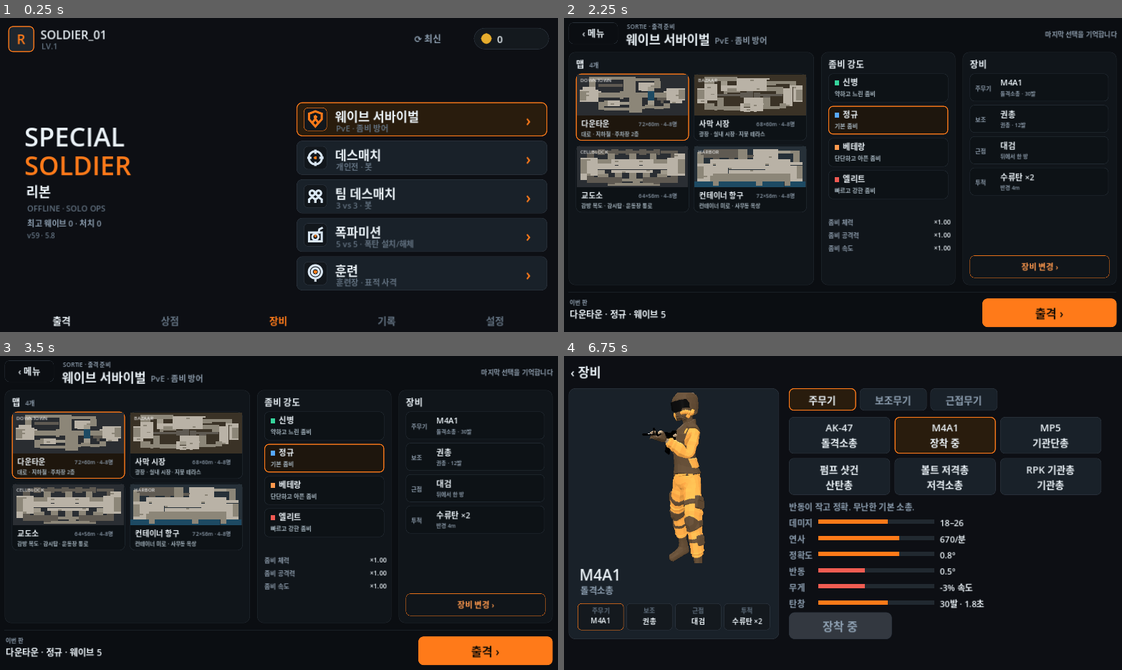
Above: before the commit, frames 1-4 (two rows, left to right).
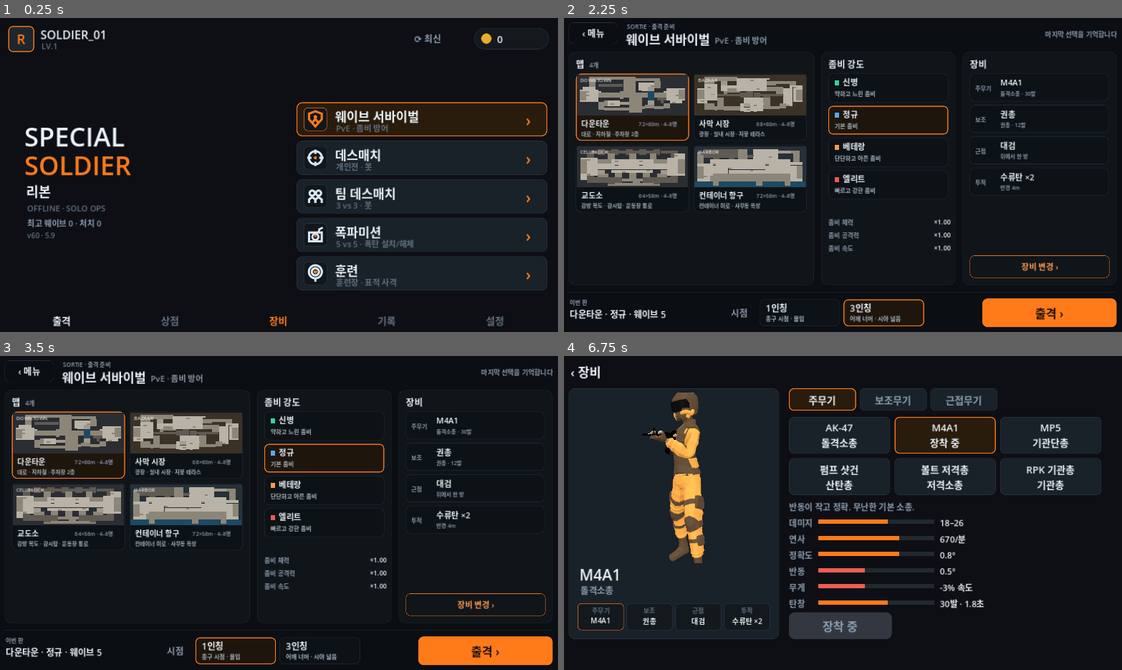
Above: after the commit, the same moments.

Repository: jjongjjongs/Reborn
Game: Godot game, scene res://Menu.tscn
Two runs of this game, one before a commit and one after it. Both use one fixed random seed, a clock stepped at 60 frames per second and the inputs below.
Inputs (mouse positions are in pixels of both pictures, inside the frame that each line leads up to):
- Up to frame 1 (0.25 s): no input
- Up to frame 2 (2.25 s): click "⟳ 최신" at 0.5 s; click "닫기" at 1.25 s; click (988, 118) at 2.02 s
- Up to frame 3 (3.5 s): click (234, 651) at 2.75 s, where only the run after the commit has a clickable "1인칭"
- Up to frame 4 (6.75 s): click (882, 651) at 3.5 s, where only the run after the commit has a clickable "3인칭"; click (988, 497) at 4.27 s; click (988, 534) at 5.02 s; click (988, 572) at 5.77 s; click (988, 610) at 6.52 s

The runs differ from the first frame. In frame 1, less than 0.1% of the frame differs, in the area x 5-10%, y 68-71%; in frame 2, 0.6%, in the area x 29-65%, y 89-99%; in frame 3, 0.6%; in frame 4, nothing differs.

Commit message:
1인칭 view: pick first or third person on the sortie screen (remembered, every mode); first person puts the camera at the eyes, hides the own body and shows a view model (weapon + gloved arms) that bobs, kicks/flashes on shots, lunges with the knife, dips on reload, comes up after a swap, drops for grenades and pulls back from walls; tracers start at the view-model muzzle, v60
Co-Authored-By: Claude Opus 5.5 <noreply@anthropic.com>
Claude-Session: https://claude.ai/code/session_017gCHGQkLFHx2VS6S1QuV14

Diff:
--- a/game/cam_rig.gd
+++ b/game/cam_rig.gd
@@ -1,11 +1,23 @@
 class_name CamRig
-## Third-person camera shared by the modes: over-the-shoulder follow, sniper scope
+## Camera shared by the modes. 1인칭 (Controls.view_fp): at the eyes with a ViewModel.
+## Third-person: over-the-shoulder follow, sniper scope
 ## blend, and wall collision (the camera is pulled in front of anything between
 ## the player's head and its wanted spot, so walls never block or get seen through).
 
 static func follow(cam: Camera3D, player: PlayerBody) -> void:
 	var b := Basis.from_euler(Vector3(deg_to_rad(player.aim_pitch), deg_to_rad(player.aim_yaw), 0))
 	var fwd := -b.z
+	if Controls.view_fp:
+		# 1인칭: eyes + weapon view model on the camera
+		if cam.get_node_or_null("ViewModel") == null:
+			var vm := ViewModel.new(); vm.name = "ViewModel"; vm.player = player
+			cam.add_child(vm)
+		cam.near = 0.03
+		cam.global_position = player.global_position + Vector3(0, player.eye_h + 0.18, 0) + Controls.shake_offset()
+		cam.global_basis = b
+		cam.fov = lerpf(72.0, 72.0 / 2.5, player.scope_k)
+		return
+	cam.near = 0.05
 	var pivot := player.global_position + Vector3(0, player.eye_h, 0)
 	var k := player.scope_k                     # sniper scope: first person + zoom
 	var want := pivot - fwd * lerpf(4.0, -0.2, k) + b.x * lerpf(0.7, 0.0, k) + Vector3(0, lerpf(0.3, 0.1, k), 0)
--- a/game/controls.gd
+++ b/game/controls.gd
@@ -82,6 +82,7 @@
 var sfx_on: bool = true
 var vibrate_on: bool = true
 var look_sens: float = 1.0      # 0.4 .. 2.0 multiplier
+var view_fp := false            # 1인칭 (true) / 3인칭 (false), chosen on the sortie screen
 var scope_sens: float = 0.5     # 0.2 .. 1.5 extra multiplier while looking through a scope
 var left_handed: bool = false
 var hud_layout: Dictionary = {}
@@ -207,6 +208,7 @@
 		vibrate_on = bool(data.get("vibrate_on", true))
 		look_sens = clampf(float(data.get("look_sens", 1.0)), 0.4, 2.0)
 		scope_sens = clampf(float(data.get("scope_sens", 0.5)), 0.2, 1.5)
+		view_fp = bool(data.get("view_fp", false))
 		left_handed = bool(data.get("left_handed", false))
 		var lo = data.get("loadout", [])
 		if typeof(lo) == TYPE_ARRAY and lo.size() == 3:
@@ -231,7 +233,7 @@
 	f.store_string(JSON.stringify({
 		"best_wave": best_wave, "best_kills": best_kills, "best_time": best_time,
 		"sfx_on": sfx_on, "vibrate_on": vibrate_on,
-		"look_sens": look_sens, "scope_sens": scope_sens, "left_handed": left_handed,
+		"look_sens": look_sens, "scope_sens": scope_sens, "view_fp": view_fp, "left_handed": left_handed,
 		"hud_layout": hud_layout, "loadout": loadout,
 		"bot_diff": bot_diff, "sel_map": sel_map, "layout_v": 2,
 	}))
--- a/game/player.gd
+++ b/game/player.gd
@@ -304,7 +304,7 @@
 	if _soldier:
 		var hspeed := Vector2(velocity.x, velocity.z).length()
 		var ratio := hspeed / (SPEED * maxf(0.1, Controls.speed_mult) * (CROUCH_SPEED if crouched else 1.0))
-		_soldier.visible = scope_k < 0.5          # scoped: first-person view
+		_soldier.visible = scope_k < 0.5 and not Controls.view_fp   # scoped / 1인칭: no own body
 		_soldier.drive(ratio, Controls.fire_held or _reload_t > 0.0)
 
 func _start_reload() -> void:
@@ -353,7 +353,7 @@
 				col.hit(dmg, is_head, self)
 				any_hit = true
 		if p == 0 or randf() < 0.35:
-			_tracer(_muzzle.global_position, end)
+			_tracer(ViewModel.muzzle if (Controls.view_fp and ViewModel.active and scope_k < 0.5) else _muzzle.global_position, end)
 		last_end = end
 	if any_hit:
 		Fx.hitmarker()
--- a/game/project.godot
+++ b/game/project.godot
@@ -4,8 +4,8 @@
 [application]
 
 config/name="스페셜솔져 리본"
-config/version="5.8"
-config/build_code=59
+config/version="5.9"
+config/build_code=60
 run/main_scene="res://Menu.tscn"
 config/icon="res://icon.svg"
 config/quit_on_go_back=false
--- a/game/sortie.gd
+++ b/game/sortie.gd
@@ -56,6 +56,7 @@
 var _detail: GridContainer
 var _slots: VBoxContainer
 var _summary: Label
+var _view_btns: Array = []   # [1인칭, 3인칭]
 
 func setup(t: String, sub: String, sc: String, k: String) -> SortieScreen:
 	title = t; subtitle = sub; scene = sc; kind = k
@@ -145,6 +146,21 @@
 	go.offset_left = -328; go.offset_right = -28; go.offset_top = -86; go.offset_bottom = -22
 	go.pressed.connect(_launch)
 	add_child(go)
+
+	# view: first / third person (remembered, applies to every mode)
+	var vbox := HBoxContainer.new(); vbox.add_theme_constant_override("separation", 8)
+	vbox.anchor_left = 0.5; vbox.anchor_right = 0.5; vbox.anchor_top = 1.0; vbox.anchor_bottom = 1.0
+	vbox.offset_left = -250; vbox.offset_right = 200; vbox.offset_top = -84; vbox.offset_bottom = -24
+	var vl := _label("시점", 20, MUTED); vl.custom_minimum_size = Vector2(56, 0)
+	vl.vertical_alignment = VERTICAL_ALIGNMENT_CENTER; vbox.add_child(vl)
+	for t in [["1인칭", true, "총구 시점 · 몰입"], ["3인칭", false, "어깨 너머 · 시야 넓음"]]:
+		var b := Button.new(); b.focus_mode = Control.FOCUS_NONE; b.custom_minimum_size = Vector2(180, 60)
+		var l1 := _label(t[0], 20, FG); l1.position = Vector2(14, 4); l1.mouse_filter = Control.MOUSE_FILTER_IGNORE; b.add_child(l1)
+		var l2 := _label(t[2], 13, SOFT); l2.position = Vector2(14, 32); l2.mouse_filter = Control.MOUSE_FILTER_IGNORE; b.add_child(l2)
+		var fp: bool = t[1]
+		b.pressed.connect(func() -> void: Sfx.play("ui"); Controls.view_fp = fp; _refresh())
+		vbox.add_child(b); _view_btns.append(b)
+	add_child(vbox)
 	_refresh()
 
 func _launch() -> void:
@@ -210,6 +226,11 @@
 		var a := _label(r[0], 14, MUTED); a.custom_minimum_size = Vector2(134, 0); _detail.add_child(a)
 		var v := _label(r[1], 14, FG); v.custom_minimum_size = Vector2(134, 0)
 		v.horizontal_alignment = HORIZONTAL_ALIGNMENT_RIGHT; _detail.add_child(v)
+	# view toggle
+	for i in _view_btns.size():
+		var on: bool = (i == 0) == Controls.view_fp
+		for k in ["normal", "hover", "pressed"]:
+			(_view_btns[i] as Button).add_theme_stylebox_override(k, _sb(SEL_BG if on else CARD, ACCENT if on else LINE2, 2 if on else 1, 10))
 	# loadout slots
 	for c in _slots.get_children(): c.queue_free()
 	var names := ["주무기", "보조", "근접", "투척"]
--- /dev/null
+++ b/game/viewmodel.gd
@@ -0,0 +1,151 @@
+class_name ViewModel
+extends Node3D
+## First-person weapon view (1인칭): the current weapon held by two gloved arms,
+## attached to the camera. Bobs while walking, kicks on every shot (read from the
+## third-person soldier's kick), dips for reloads, comes up after a swap, drops
+## while a grenade is being aimed, pulls back when the muzzle would enter a wall.
+## Hidden while scoped (the scope overlay takes over) and when dead.
+
+static var active := false
+static var muzzle := Vector3.ZERO     # world position of the muzzle (tracers start here)
+
+const SLEEVE := Color(0.36, 0.31, 0.22)
+const GLOVE := Color(0.13, 0.12, 0.11)
+const SHOULDER_R := Vector3(0.30, -0.50, 0.12)
+const SHOULDER_L := Vector3(-0.22, -0.52, 0.05)
+
+var player: PlayerBody
+var _wid := ""
+var _kind := "long"
+var _len := 0.8
+var _wdef := {}
+var _holder: Node3D
+var _gun: Node3D
+var _arm_r: MeshInstance3D
+var _arm_l: MeshInstance3D
+var _hand_r: MeshInstance3D
+var _hand_l: MeshInstance3D
+var _flash: OmniLight3D
+var _flash_t := 0.0
+var _t := 0.0
+var _last_kick := 0.0
+var _raise := 0.0          # 0 = up, 1 = fully lowered (swap / grenade)
+var _reload_k := 0.0
+var _push := 0.0           # pulled back from a wall (m)
+
+func _ready() -> void:
+	var sl := StandardMaterial3D.new(); sl.albedo_color = SLEEVE; sl.roughness = 0.95
+	var gl := StandardMaterial3D.new(); gl.albedo_color = GLOVE; gl.roughness = 0.8
+	_holder = Node3D.new(); add_child(_holder)
+	_arm_r = _limb(sl, 0.052); _arm_l = _limb(sl, 0.05)
+	_hand_r = _box(gl, Vector3(0.075, 0.07, 0.11)); _hand_l = _box(gl, Vector3(0.07, 0.065, 0.105))
+	_flash = OmniLight3D.new(); _flash.light_color = Color(1, 0.8, 0.4); _flash.light_energy = 3.0; _flash.omni_range = 4.0
+	_flash.visible = false; add_child(_flash)
+
+func _limb(m: Material, r: float) -> MeshInstance3D:
+	var mi := MeshInstance3D.new(); var cm := CapsuleMesh.new(); cm.radius = r; cm.height = 0.5
+	cm.radial_segments = 10; cm.rings = 2
+	mi.mesh = cm; mi.material_override = m; mi.cast_shadow = GeometryInstance3D.SHADOW_CASTING_SETTING_OFF
+	add_child(mi); return mi
+
+func _box(m: Material, s: Vector3) -> MeshInstance3D:
+	var mi := MeshInstance3D.new(); var bm := BoxMesh.new(); bm.size = s
+	mi.mesh = bm; mi.material_override = m; mi.cast_shadow = GeometryInstance3D.SHADOW_CASTING_SETTING_OFF
+	add_child(mi); return mi
+
+func _set_weapon(id: String) -> void:
+	_wid = id
+	_wdef = Soldier.WEAPONS.get(id, Soldier.WEAPONS["m4"])
+	_kind = String(_wdef.get("kind", "long"))
+	_len = float(_wdef["len"])
+	if _gun: _gun.queue_free()
+	var m: Node3D = (load("res://assets/guns/%s.glb" % id) as PackedScene).instantiate()
+	_holder.add_child(m)
+	var ab := AABB(); var first := true
+	for mi in m.find_children("*", "MeshInstance3D", true, false):
+		var g := mi as MeshInstance3D
+		g.cast_shadow = GeometryInstance3D.SHADOW_CASTING_SETTING_OFF
+		var bx: AABB = (m.global_transform.affine_inverse() * g.global_transform) * g.get_aabb()
+		ab = bx if first else ab.merge(bx); first = false
+	var sc := _len / maxf(ab.size.x, 0.001)
+	m.rotation.y = PI * 0.5              # model muzzle +X -> holder -Z
+	m.scale = Vector3.ONE * sc
+	m.position = -(Basis(Vector3.UP, PI * 0.5) * (ab.get_center() * sc))
+	_gun = m
+	_raise = 1.0                          # bring the new weapon up
+
+func _anchor(key: String) -> Vector3:   # [from-butt fraction, height fraction] -> holder space
+	var v: Array = _wdef.get(key, _wdef["grip"])
+	return Vector3(0.0, float(v[1]) * _len, (0.5 - float(v[0])) * _len)
+
+func _process(dt: float) -> void:
+	active = Controls.view_fp
+	visible = Controls.view_fp and player != null and is_instance_valid(player) and player.alive and player.scope_k < 0.5
+	if not visible: return
+	if Controls.weapon_id != _wid: _set_weapon(Controls.weapon_id)
+	_t += dt
+	var cam := get_parent() as Camera3D
+	# where the right hand holds the grip (camera space) per weapon kind
+	var grip: Vector3 = {"long": Vector3(0.15, -0.21, -0.30), "pistol": Vector3(0.12, -0.17, -0.38), "knife": Vector3(0.20, -0.22, -0.34)}[_kind]
+	# walk bob
+	var hs := Vector2(player.velocity.x, player.velocity.z).length()
+	var mv := clampf(hs / 5.0, 0.0, 1.0)
+	var bob := Vector3(sin(_t * 7.0) * 0.010, -absf(cos(_t * 7.0)) * 0.012, 0.0) * mv
+	# recoil / knife lunge (the 3rd-person soldier's kick goes 1 -> 0 after each shot)
+	var kick: float = player._soldier._kick if player._soldier else 0.0
+	if kick > _last_kick + 0.3 and _kind != "knife":
+		_flash.visible = true; _flash_t = 0.04
+	_last_kick = kick
+	_flash_t -= dt
+	if _flash_t <= 0.0: _flash.visible = false
+	var rec := Vector3.ZERO; var rec_rot := Vector3.ZERO
+	if _kind == "knife":
+		var l: float = sin(PI * (1.0 - kick)) if kick > 0.0 else 0.0
+		rec = Vector3(-0.06 * l, 0.04 * l, -0.22 * l); rec_rot = Vector3(-30.0 * l, 0, 25.0 * l)
+	else:
+		var kk := kick * kick
+		rec = Vector3(0, 0.01 * kk, 0.06 * kk * (1.0 if _kind == "long" else 0.7)); rec_rot = Vector3(5.0 * kk, 0, 0)
+	# reload dip, swap / grenade lowering
+	_reload_k = move_toward(_reload_k, 1.0 if Controls.reloading else 0.0, dt * 5.0)
+	var low := 1.0 if (Controls.nade_aiming or Controls.swapping) else 0.0
+	_raise = move_toward(_raise, low, dt * (6.0 if low < _raise else 8.0))
+	# keep the muzzle out of walls
+	var space := player.get_world_3d().direct_space_state
+	var fwd := -cam.global_transform.basis.z
+	var reach := 0.45 + _len * 0.6
+	var q := PhysicsRayQueryParameters3D.create(cam.global_position, cam.global_position + fwd * reach)
+	q.exclude = [player.get_rid()]
+	var h := space.intersect_ray(q)
+	var want_push: float = (reach - cam.global_position.distance_to(h["position"])) if h else 0.0
+	_push = lerpf(_push, clampf(want_push, 0.0, 0.5), minf(1.0, dt * 14.0))
+	# pose the weapon: grip anchor at `grip`
+	var rot := Vector3(rec_rot.x - 28.0 * _reload_k - 40.0 * _raise, 4.0 + rec_rot.y, rec_rot.z + 22.0 * _reload_k)
+	if _kind == "knife": rot += Vector3(8.0, -10.0, 0.0)
+	var bas := Basis.from_euler(Vector3(deg_to_rad(rot.x), deg_to_rad(rot.y), deg_to_rad(rot.z)))
+	var target: Vector3 = grip + bob + rec + Vector3(0, -0.10 * _reload_k - 0.30 * _raise, _push)
+	_holder.transform = Transform3D(bas, target - bas * _anchor("grip"))
+	# hands + forearms
+	var hr: Vector3 = _holder.transform * _anchor("grip")
+	var hl: Vector3
+	if _kind == "long": hl = _holder.transform * _anchor("fore")
+	elif _kind == "pistol": hl = hr + bas * Vector3(-0.05, -0.02, 0.03)
+	else: hl = SHOULDER_L + Vector3(0.0, -0.3, -0.05)      # knife: free hand stays low (off screen)
+	_place_limb(_arm_r, SHOULDER_R, hr)
+	_place_limb(_arm_l, SHOULDER_L, hl)
+	_hand_r.transform = Transform3D(bas, hr + bas * Vector3(0, -0.02, 0.0))
+	_hand_l.transform = Transform3D(bas, hl + bas * Vector3(0, -0.025, 0.0))
+	_hand_l.visible = _kind != "knife"; _arm_l.visible = _kind != "knife"
+	# muzzle (tracers / flash)
+	var mz: Vector3 = _holder.transform * Vector3(0, _anchor("grip").y + 0.03, -_len * 0.5)
+	_flash.position = mz
+	muzzle = cam.global_transform * mz
+
+func _place_limb(mi: MeshInstance3D, a: Vector3, b: Vector3) -> void:
+	var d := b - a
+	var L := d.length()
+	(mi.mesh as CapsuleMesh).height = L + 0.06
+	var y := d / maxf(L, 0.001)
+	var x := y.cross(Vector3.BACK).normalized()
+	if x.length() < 0.1: x = Vector3.RIGHT
+	var z := x.cross(y)
+	mi.transform = Transform3D(Basis(x, y, z), (a + b) * 0.5)
Not shown, changed: game/export_presets.cfg
